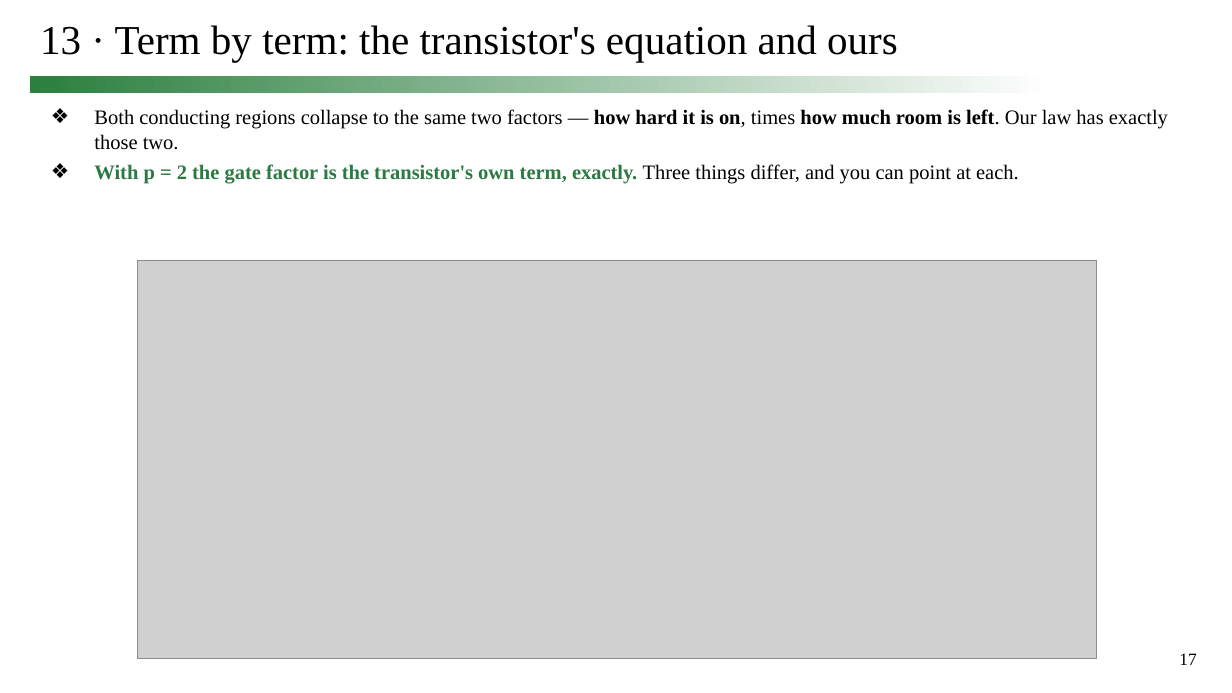
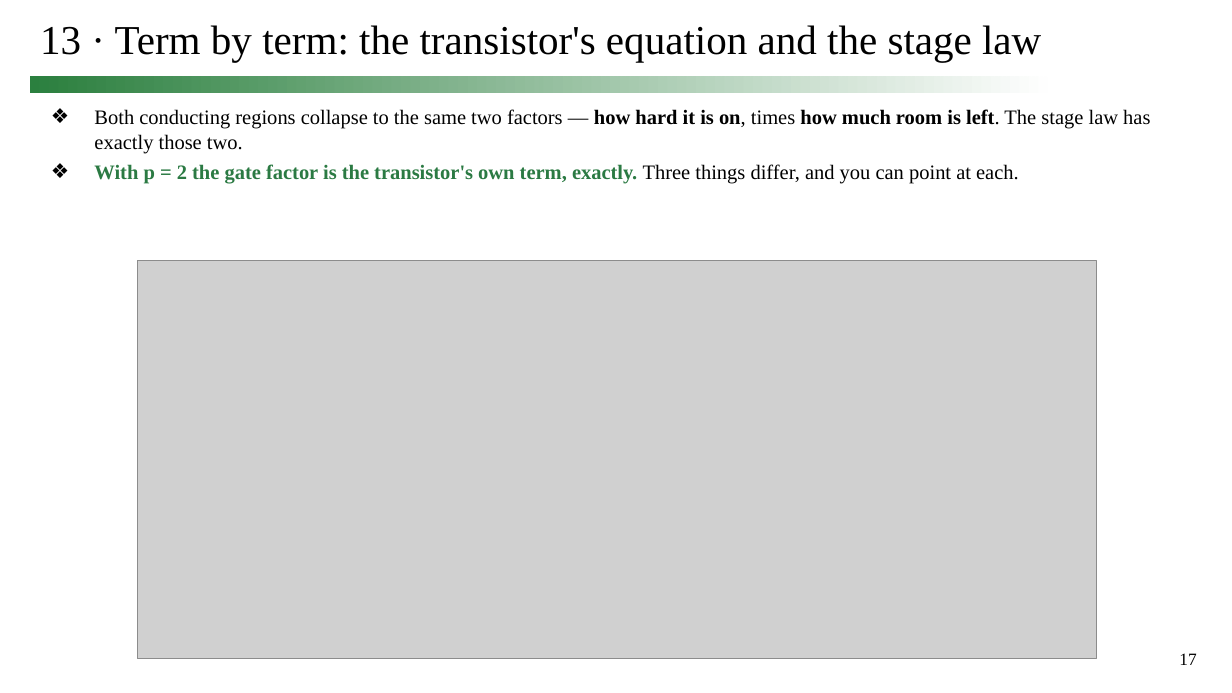
Before and after one commit to simon9721/ibis_comparison, a slide deck: slide 17 of results/meeting_deck_2026-09-24/0924_track1_story.pptx. Drawn at 1232x693 pixels with LibreOffice and Linux fonts; fonts in the diff are those of the drawing; grey boxes stand for pictures. Boxes give left, top, right and bottom in pixels: in the first picture for what was removed or moved away, otherwise in the second. Text is boxed around its words. In the diff, an @@ line names an element or a change of style, - is before the commit and + after.

```diff
--- a/results/meeting_deck_2026-09-24/0924_track1_story.pptx
+++ b/results/meeting_deck_2026-09-24/0924_track1_story.pptx
@@ title at box(40, 25, 1041, 62): text changed @@
-13 · Term by term: the transistor's equation and ours
+13 · Term by term: the transistor's equation and the stage law
@@ text at box(94, 109, 1150, 154): text changed @@
-❖ Both conducting regions collapse to the same two factors — how hard it is on, times how much room is left. Our law has exactly those two.
+❖ Both conducting regions collapse to the same two factors — how hard it is on, times how much room is left. The stage law has exactly those two.
```
Also in this commit, not shown: 13 other slides changed, 15 other files.
